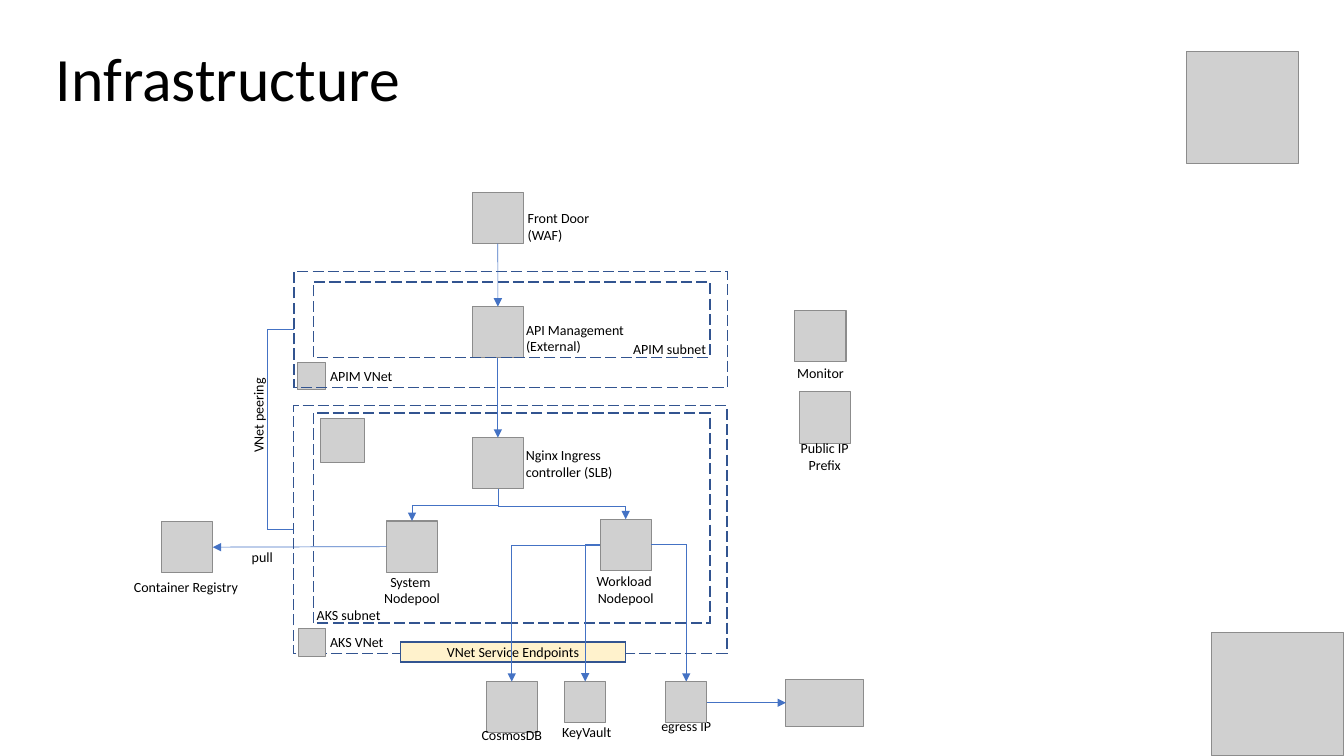
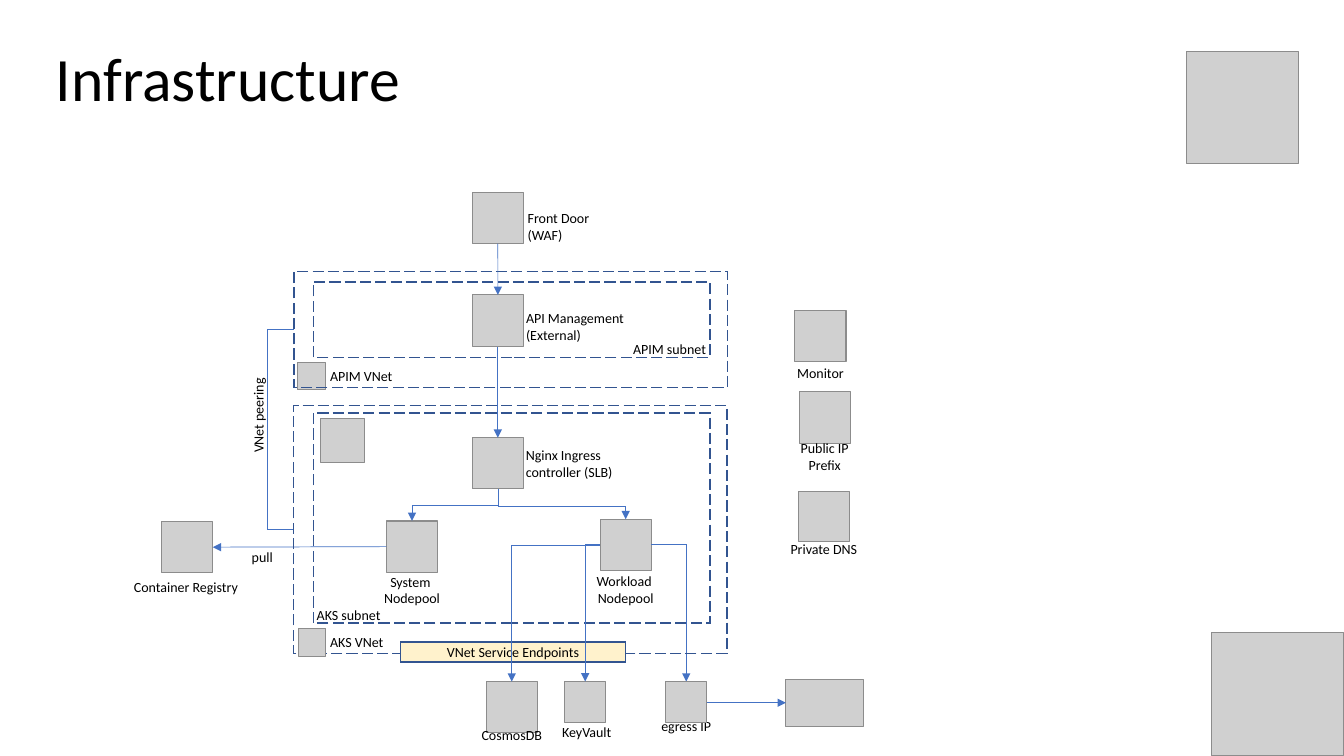
Before and after one commit to evgenyb/aks-workshops, a slide deck: slide 8 of 02-aks-advanced-configuration/slides/Advanced AKS Configuration.pptx. Drawn at 1344x756 pixels with LibreOffice and Linux fonts; fonts in the diff are those of the drawing; grey boxes stand for pictures; background and template pictures are left out. Boxes give left, top, right and bottom in pixels: in the first picture for what was removed or moved away, otherwise in the second. Text is boxed around its words. In the diff, an @@ line names an element or a change of style, - is before the commit and + after.

```diff
--- a/02-aks-advanced-configuration/slides/Advanced AKS Configuration.pptx
+++ b/02-aks-advanced-configuration/slides/Advanced AKS Configuration.pptx
@@ arrow moved from (498, 244) - (498, 307) to (498, 244) - (498, 295) @@
@@ picture: place and size @@
-picture at box(473, 307, 524, 358)
+picture at box(473, 295, 524, 347)
@@ text "API Management": place and size @@
-text "API Management" at box(526, 326, 624, 353)
+text "API Management" at box(526, 314, 624, 342)
@@ elbow arrow moved from (498, 358) - (498, 438) to (498, 346) - (498, 438) @@
@@ picture added at box(799, 492, 849, 542) @@
@@ text added at box(791, 544, 857, 554), 10 pt, text #000000 @@
+Private DNS
```
Also in this commit, not shown: 6 other files.
